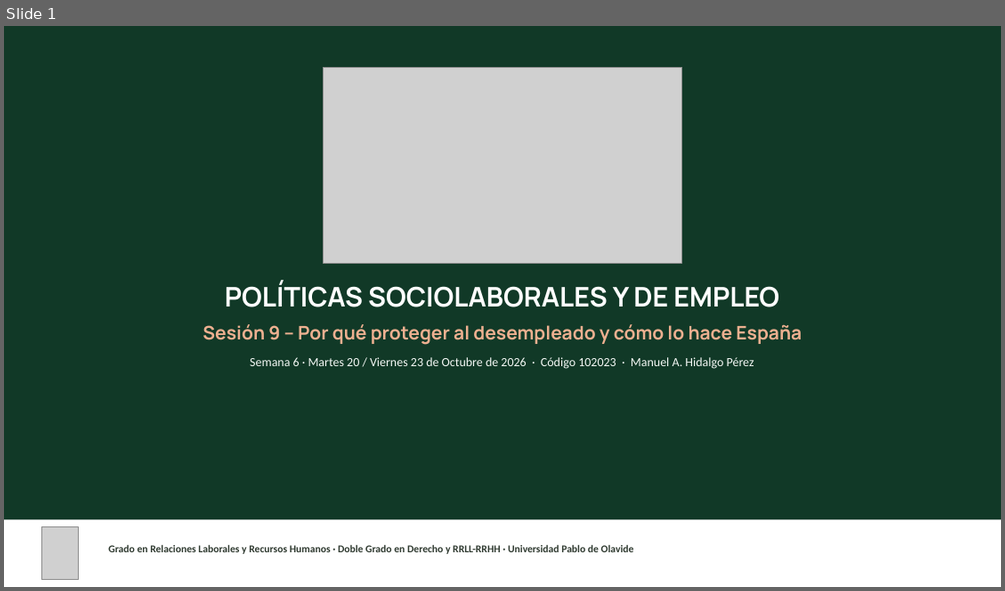
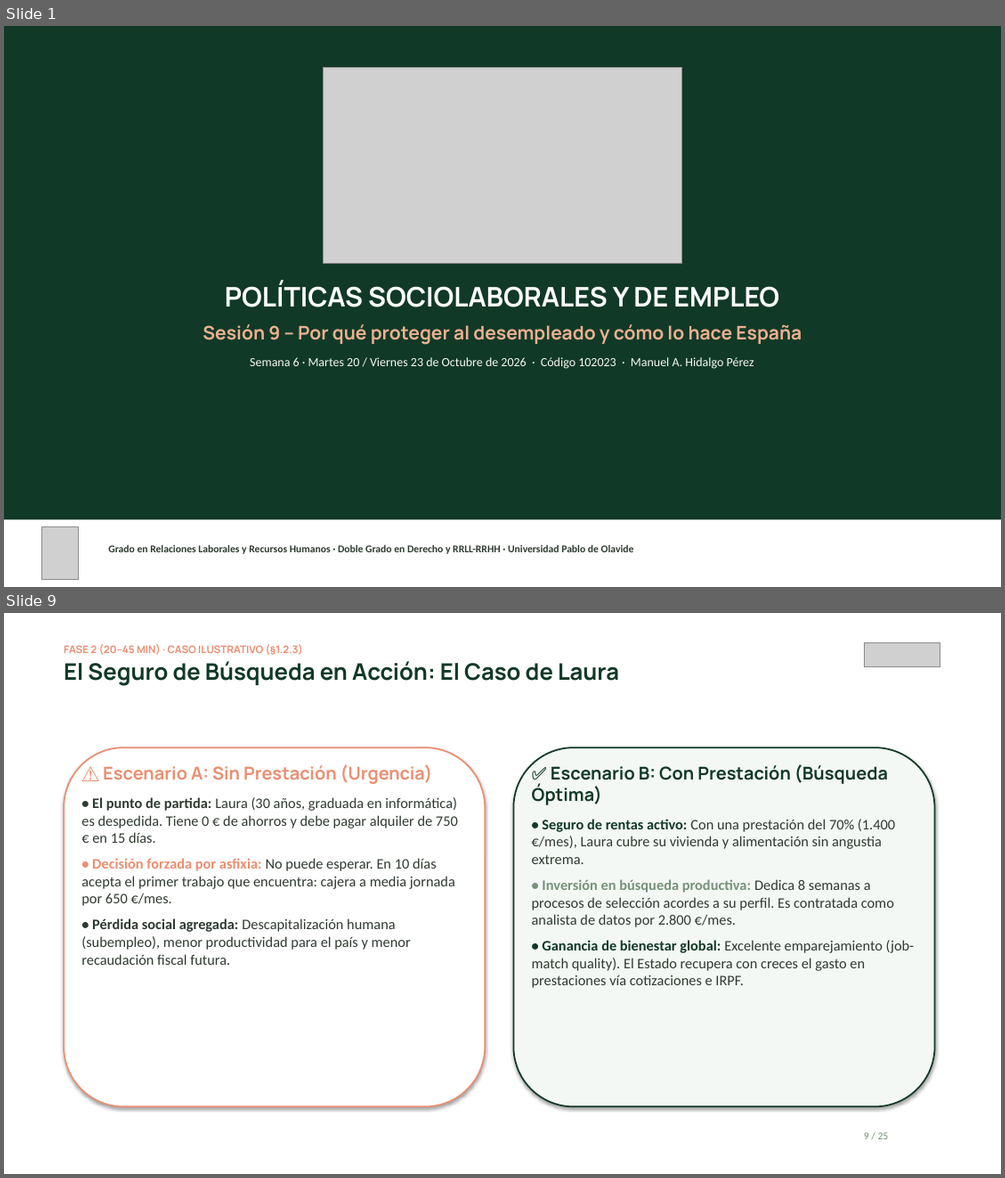
Before and after one commit to mhidper/PSSLL2627, a slide deck: Temas EB/Sesiones EB/Sesion 09/Sesion 09 - Por que proteger al desempleado y como lo hace Espana.pptx. Shown one above the other, each under a label of ours: slide 1 before the commit, slides 1 and 9 after it; the slides between them are not shown. The pictures are 1005x591 and 1005x1178 pixels, drawn with LibreOffice and Linux fonts; fonts in the diff are those of the drawing; grey boxes stand for pictures. Boxes give left, top, right and bottom in pixels: in the first picture for what was removed or moved away, otherwise in the second. Text is boxed around its words. In the diff, an @@ line names an element or a change of style, - is before the commit and + after.

```diff
--- a/Temas EB/Sesiones EB/Sesion 09/Sesion 09 - Por que proteger al desempleado y como lo hace Espana.pptx
+++ b/Temas EB/Sesiones EB/Sesion 09/Sesion 09 - Por que proteger al desempleado y como lo hace Espana.pptx
@@ slide 9 added at bbox=[4, 613, 1001, 1174], background #FFFFFF @@
@@ text added at bbox=[64, 644, 619, 686], 22 pt, text #113927, bold @@
+FASE 2 (20–45 MIN) · CASO ILUSTRATIVO (§1.2.3)
+El Seguro de Búsqueda en Acción: El Caso de Laura
@@ picture added at bbox=[864, 643, 939, 666] @@
@@ rounded rectangle added at bbox=[64, 747, 485, 1107], fill #FFFFFF, outline #E98F71 1.5 pt @@
@@ text added at bbox=[81, 764, 458, 965], 14 pt, text #2F3A30 @@
+⚠️ Escenario A: Sin Prestación (Urgencia)
+• El punto de partida: Laura (30 años, graduada en informática) es despedida. Tiene 0 € de ahorros y debe pagar alquiler de 750 € en 15 días.
+• Decisión forzada por asfixia: No puede esperar. En 10 días acepta el primer trabajo que encuentra: cajera a media jornada por 650 €/mes.
+• Pérdida social agregada: Descapitalización humana (subempleo), menor productividad para el país y menor recaudación fiscal futura.
@@ rounded rectangle added at bbox=[513, 747, 934, 1107], fill #F4F8F5, outline #113927 1.5 pt @@
@@ text added at bbox=[532, 764, 914, 988], 14 pt, text #2F3A30 @@
+✅ Escenario B: Con Prestación (Búsqueda Óptima)
+• Seguro de rentas activo: Con una prestación del 70% (1.400 €/mes), Laura cubre su vivienda y alimentación sin angustia extrema.
+• Inversión en búsqueda productiva: Dedica 8 semanas a procesos de selección acordes a su perfil. Es contratada como analista de datos por 2.800 €/mes.
+• Ganancia de bienestar global: Excelente emparejamiento (job-match quality). El Estado recupera con creces el gasto en prestaciones vía cotizaciones e IRPF.
@@ text added at bbox=[864, 1132, 889, 1139], 10 pt, text #76927A @@
+9 / 25
```
Also in this commit, not shown: 17 slides changed, 6 other slides added, 25 other files.
